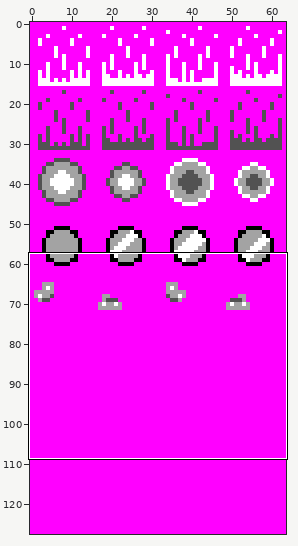
Two versions of one sprite sheet, src/data/entities.ch.png. The picture above shows the old version from afar; the outline marks the close-up.
Close-up. Before:
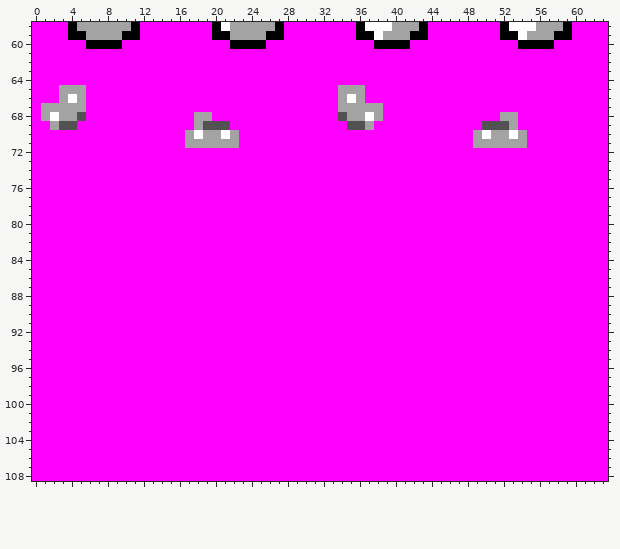
The file is 64x128 pixels. Shown: x 0..63, y 58..108.
The result:
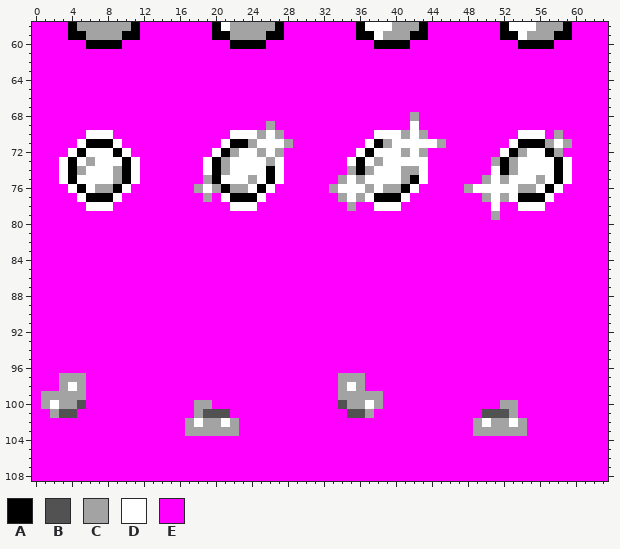
Palette (. is transparent): A #000000  B #525252  C #a3a3a3  D #ffffff  E #ff00ff
Log entry: Add new gem entity and fix sprite unload issues with disabled entities upon room leave.
Change:
@@ x 0..63 @@
  64 EEEEEEEEEEEEEEEEEEEEEEEEEEEEEEEEEEEEEEEEEEEEEEEEEEEEEEEEEEEEEEEE
- 65 EEECCCEEEEEEEEEEEEEEEEEEEEEEEEEEEECCCEEEEEEEEEEEEEEEEEEEEEEEEEEE
- 66 EEECDCEEEEEEEEEEEEEEEEEEEEEEEEEEEECDCEEEEEEEEEEEEEEEEEEEEEEEEEEE
- 67 ECCCCCEEEEEEEEEEEEEEEEEEEEEEEEEEEECCCCCEEEEEEEEEEEEEEEEEEEEEEEEE
- 68 ECDCCBEEEEEEEEEEEECCEEEEEEEEEEEEEEBCCDCEEEEEEEEEEEEECCEEEEEEEEEE
- 69 EECBBEEEEEEEEEEEEECBBBEEEEEEEEEEEEEBBCEEEEEEEEEEEEBBBCEEEEEEEEEE
- 70 EEEEEEEEEEEEEEEEECDCCDCEEEEEEEEEEEEEEEEEEEEEEEEEECDCCDCEEEEEEEEE
- 71 EEEEEEEEEEEEEEEEECCCCCCEEEEEEEEEEEEEEEEEEEEEEEEEECCCCCCEEEEEEEEE
- 72 EEEEEEEEEEEEEEEEEEEEEEEEEEEEEEEEEEEEEEEEEEEEEEEEEEEEEEEEEEEEEEEE
- 73 EEEEEEEEEEEEEEEEEEEEEEEEEEEEEEEEEEEEEEEEEEEEEEEEEEEEEEEEEEEEEEEE
- 74 EEEEEEEEEEEEEEEEEEEEEEEEEEEEEEEEEEEEEEEEEEEEEEEEEEEEEEEEEEEEEEEE
- 75 EEEEEEEEEEEEEEEEEEEEEEEEEEEEEEEEEEEEEEEEEEEEEEEEEEEEEEEEEEEEEEEE
- 76 EEEEEEEEEEEEEEEEEEEEEEEEEEEEEEEEEEEEEEEEEEEEEEEEEEEEEEEEEEEEEEEE
- 77 EEEEEEEEEEEEEEEEEEEEEEEEEEEEEEEEEEEEEEEEEEEEEEEEEEEEEEEEEEEEEEEE
- 78 EEEEEEEEEEEEEEEEEEEEEEEEEEEEEEEEEEEEEEEEEEEEEEEEEEEEEEEEEEEEEEEE
- 79 EEEEEEEEEEEEEEEEEEEEEEEEEEEEEEEEEEEEEEEEEEEEEEEEEEEEEEEEEEEEEEEE
+ 65 EEEEEEEEEEEEEEEEEEEEEEEEEEEEEEEEEEEEEEEEEEEEEEEEEEEEEEEEEEEEEEEE
+ 66 EEEEEEEEEEEEEEEEEEEEEEEEEEEEEEEEEEEEEEEEEEEEEEEEEEEEEEEEEEEEEEEE
+ 67 EEEEEEEEEEEEEEEEEEEEEEEEEEEEEEEEEEEEEEEEEEEEEEEEEEEEEEEEEEEEEEEE
+ 68 EEEEEEEEEEEEEEEEEEEEEEEEEEEEEEEEEEEEEEEEEECEEEEEEEEEEEEEEEEEEEEE
+ 69 EEEEEEEEEEEEEEEEEEEEEEEEEECEEEEEEEEEEEEEEEDEEEEEEEEEEEEEEEEEEEEE
+ 70 EEEEEEDDDEEEEEEEEEEEEEDDDCDCEEEEEEEEEEDDDCDCEEEEEEEEEEDDDECEEEEE
+ 71 EEEEEDAAADEEEEEEEEEEEDAACDDDCEEEEEEEEDACDDDDDCEEEEEEEDAAACDCEEEE
+ 72 EEEEDADDDADEEEEEEEEEDACDDCDCEEEEEEEEDADDDCDCEEEEEEEEDACDDACEEEEE
+ 73 EEEDADCDDDADEEEEEEEDACDDDDCDEEEEEEEDADCDDDDDEEEEEEECACDDDDADEEEE
+ 74 EEEDACDDDCADEEEEEEEDACDDDDADEEEEEEECACDDDCCDEEEEEEEDACDDDDADEEEE
+ 75 EEEDADDDDCADEEEEEEECADDDCDADEEEEEECDCDDDDCADEEEEEECDCDDDCDADEEEE
+ 76 EEEEDADCCADEEEEEEECDCACCDADEEEEEECDDDCDCCADEEEEECDDDDDCCDADEEEEE
+ 77 EEEEEDAAADEEEEEEEEECEDAAADEEEEEEEECDCDAAADEEEEEEEECDCDAAADEEEEEE
+ 78 EEEEEEDDDEEEEEEEEEEEEEDDDEEEEEEEEEECEEDDDEEEEEEEEEEDEEDDDEEEEEEE
+ 79 EEEEEEEEEEEEEEEEEEEEEEEEEEEEEEEEEEEEEEEEEEEEEEEEEEECEEEEEEEEEEEE
  80 EEEEEEEEEEEEEEEEEEEEEEEEEEEEEEEEEEEEEEEEEEEEEEEEEEEEEEEEEEEEEEEE
@@ x 0..63 @@
  96 EEEEEEEEEEEEEEEEEEEEEEEEEEEEEEEEEEEEEEEEEEEEEEEEEEEEEEEEEEEEEEEE
- 97 EEEEEEEEEEEEEEEEEEEEEEEEEEEEEEEEEEEEEEEEEEEEEEEEEEEEEEEEEEEEEEEE
- 98 EEEEEEEEEEEEEEEEEEEEEEEEEEEEEEEEEEEEEEEEEEEEEEEEEEEEEEEEEEEEEEEE
- 99 EEEEEEEEEEEEEEEEEEEEEEEEEEEEEEEEEEEEEEEEEEEEEEEEEEEEEEEEEEEEEEEE
-100 EEEEEEEEEEEEEEEEEEEEEEEEEEEEEEEEEEEEEEEEEEEEEEEEEEEEEEEEEEEEEEEE
-101 EEEEEEEEEEEEEEEEEEEEEEEEEEEEEEEEEEEEEEEEEEEEEEEEEEEEEEEEEEEEEEEE
-102 EEEEEEEEEEEEEEEEEEEEEEEEEEEEEEEEEEEEEEEEEEEEEEEEEEEEEEEEEEEEEEEE
-103 EEEEEEEEEEEEEEEEEEEEEEEEEEEEEEEEEEEEEEEEEEEEEEEEEEEEEEEEEEEEEEEE
+ 97 EEECCCEEEEEEEEEEEEEEEEEEEEEEEEEEEECCCEEEEEEEEEEEEEEEEEEEEEEEEEEE
+ 98 EEECDCEEEEEEEEEEEEEEEEEEEEEEEEEEEECDCEEEEEEEEEEEEEEEEEEEEEEEEEEE
+ 99 ECCCCCEEEEEEEEEEEEEEEEEEEEEEEEEEEECCCCCEEEEEEEEEEEEEEEEEEEEEEEEE
+100 ECDCCBEEEEEEEEEEEECCEEEEEEEEEEEEEEBCCDCEEEEEEEEEEEEECCEEEEEEEEEE
+101 EECBBEEEEEEEEEEEEECBBBEEEEEEEEEEEEEBBCEEEEEEEEEEEEBBBCEEEEEEEEEE
+102 EEEEEEEEEEEEEEEEECDCCDCEEEEEEEEEEEEEEEEEEEEEEEEEECDCCDCEEEEEEEEE
+103 EEEEEEEEEEEEEEEEECCCCCCEEEEEEEEEEEEEEEEEEEEEEEEEECCCCCCEEEEEEEEE
 104 EEEEEEEEEEEEEEEEEEEEEEEEEEEEEEEEEEEEEEEEEEEEEEEEEEEEEEEEEEEEEEEE
